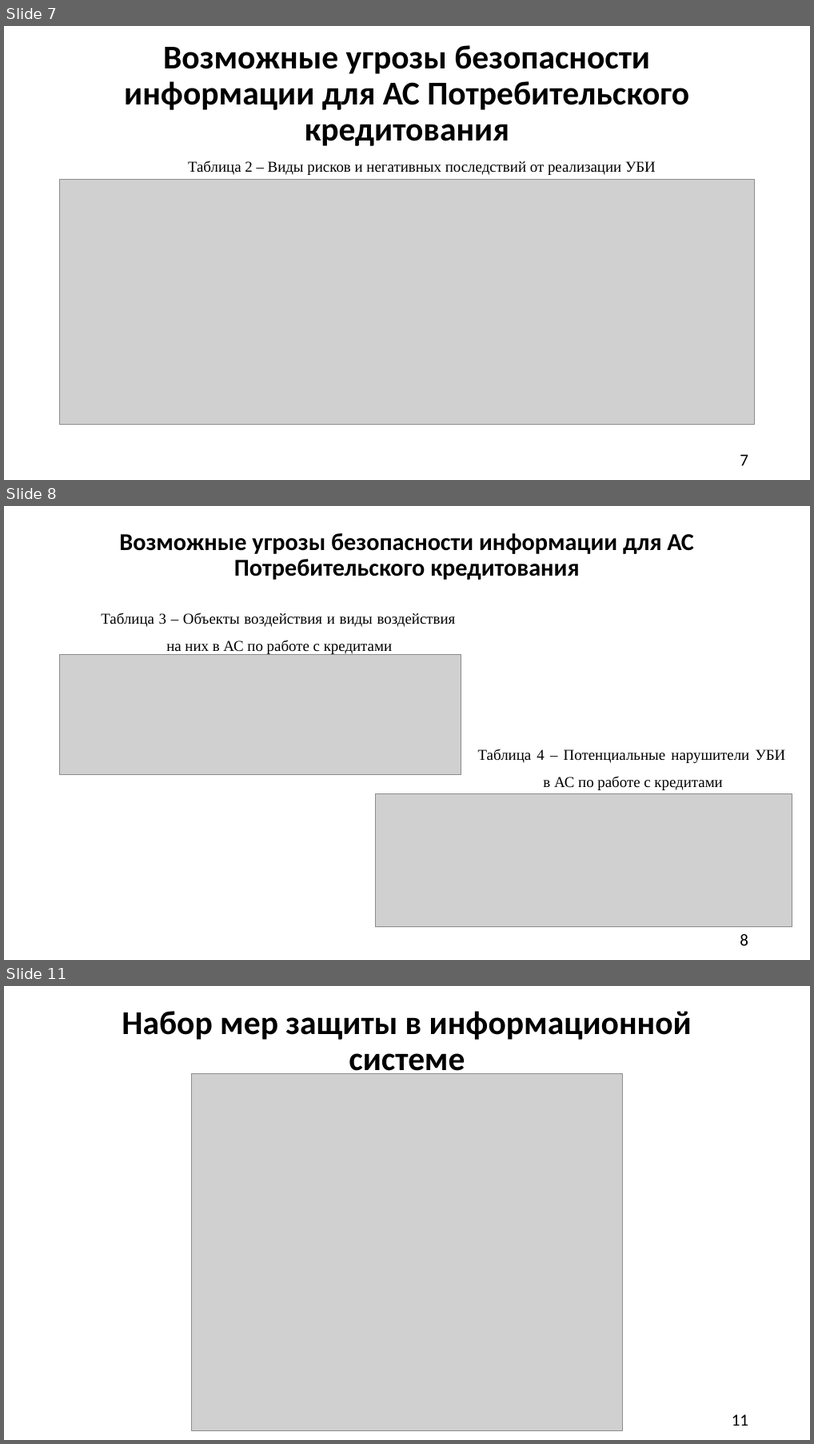
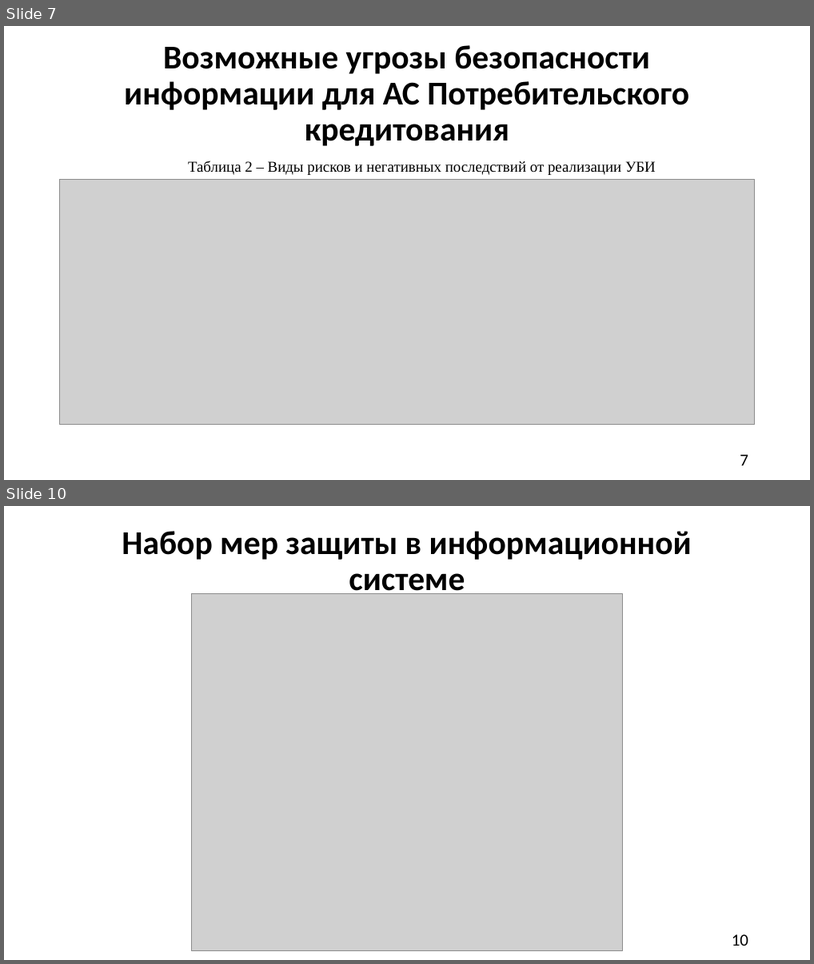
Before and after one commit to A1ex1in/3k2sKursachi, a slide deck: анацкая/КП/КР ЧигаревА.Ю. БИб-21Э1 ТПЗАС.pptx. Shown one above the other, each under a label of ours: slides 7, 8 and 11 before the commit, slides 7 and 10 after it; the slides between them are not shown. The pictures are 814x1444 and 814x964 pixels, drawn with LibreOffice and Linux fonts; fonts in the diff are those of the drawing; grey boxes stand for pictures. Boxes give left, top, right and bottom in pixels: in the first picture for what was removed or moved away, otherwise in the second. Text is boxed around its words. In the diff, an @@ line names an element or a change of style, - is before the commit and + after.

```diff
--- a/анацкая/КП/КР ЧигаревА.Ю. БИб-21Э1 ТПЗАС.pptx
+++ b/анацкая/КП/КР ЧигаревА.Ю. БИб-21Э1 ТПЗАС.pptx
@@ slide 8 removed at bbox=[4, 506, 810, 960], background #FFFFFF @@
@@ title removed at bbox=[119, 533, 694, 580] @@
-Возможные угрозы безопасности информации для АС Потребительского кредитования
@@ text removed at bbox=[101, 612, 456, 654] @@
-Таблица 3 – Объекты воздействия и виды воздействия на них в АС по работе с кредитами
@@ picture removed at bbox=[60, 655, 462, 775] @@
@@ text removed at bbox=[478, 748, 786, 790] @@
-Таблица 4 – Потенциальные нарушители УБИ в АС по работе с кредитами
@@ picture removed at bbox=[375, 793, 792, 927] @@
@@ page number removed at bbox=[740, 933, 749, 945] @@
-8
@@ what was slide 11 is now slide 10 @@
@@ page number at bbox=[732, 934, 749, 945]: text changed @@
-11
+10
```
Also in this commit, not shown: 4 slides changed.
